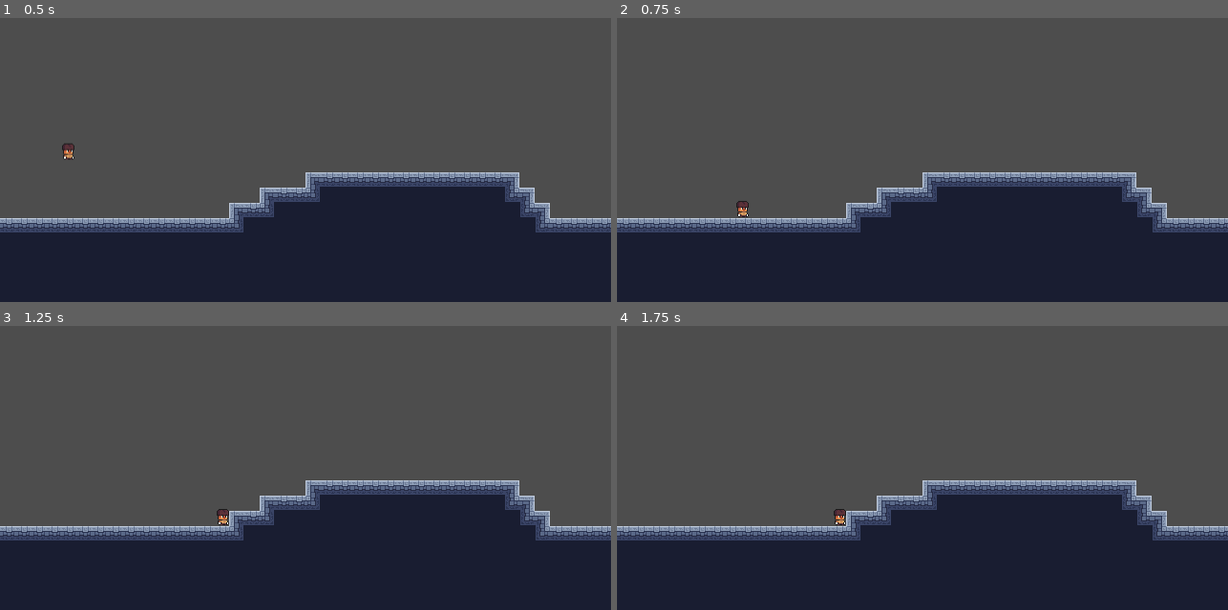
Above: before the commit, frames 1-4 (two rows, left to right).
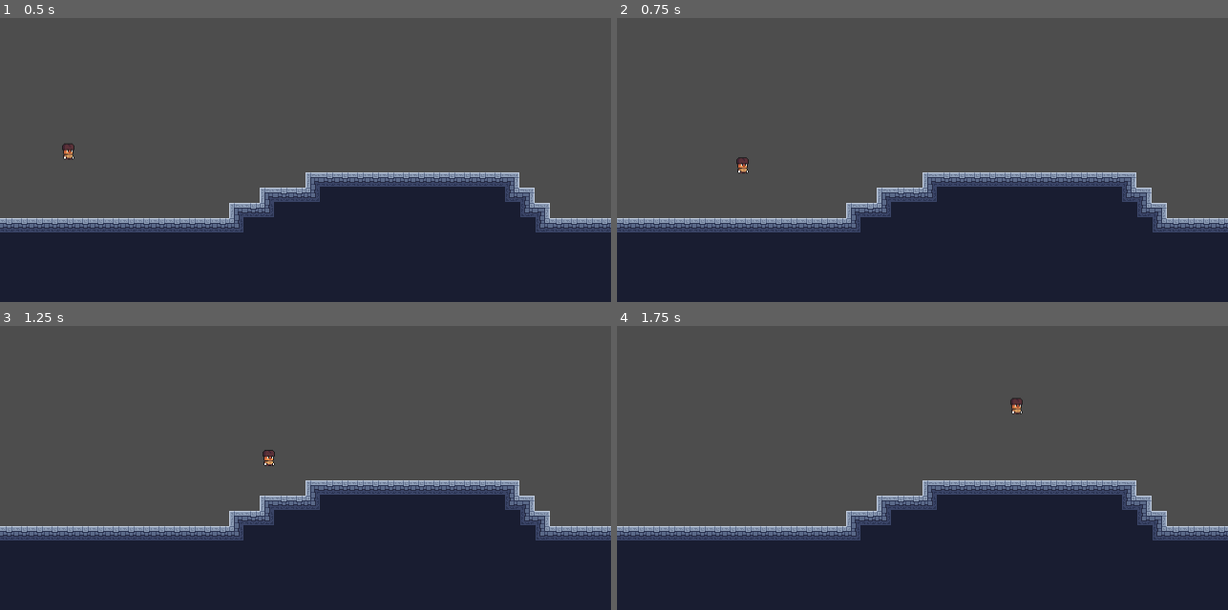
Above: after the commit, the same moments.

Repository: Heihei03/mini-jame-gam-38
Game: Godot game, scene res://Scenes/main.tscn
The game is run twice, just before and just after one commit, with the same random seed, the same clock (stepped at 60 frames per second) and the same inputs.
Inputs:
- Up to frame 1 (0.5 s): no input
- Up to frame 2 (0.75 s): hold Right (right) from 0.53 s (still down); hold Up (jump) from 0.53 s (still down)
- Up to frame 3 (1.25 s): keep holding Right (right); keep holding Up (jump)
- Up to frame 4 (1.75 s): keep holding Right (right); release Up (jump) at 1.28 s; tap Up (jump) at 1.35, 1.52 s

Frame 1 is identical in both runs. In frame 2, 0.2% of the frame differs, in the area x 19-22%, y 48-71%; in frame 3, 0.2%, in the area x 35-45%, y 43-71%; in frame 4, 0.2%.

Commit message:
Add jump

Diff:
--- a/Scripts/player.gd
+++ b/Scripts/player.gd
@@ -1,6 +1,7 @@
 extends CharacterBody2D
 
 @export var speed : float = 300.0
+@export var jump_velocity : float = -400.0
 
 var direction : float = 0
 var gravity = ProjectSettings.get_setting("physics/2d/default_gravity")
@@ -15,9 +16,11 @@
 	if not is_on_floor():
 		velocity.y += gravity * delta
 
-
 	direction = Input.get_axis("left", "right")
 	velocity.x = direction * speed
 
+	if(Input.is_action_pressed("jump")&&is_on_floor()):
+		velocity.y = jump_velocity
+
 	move_and_slide()
 	pass
